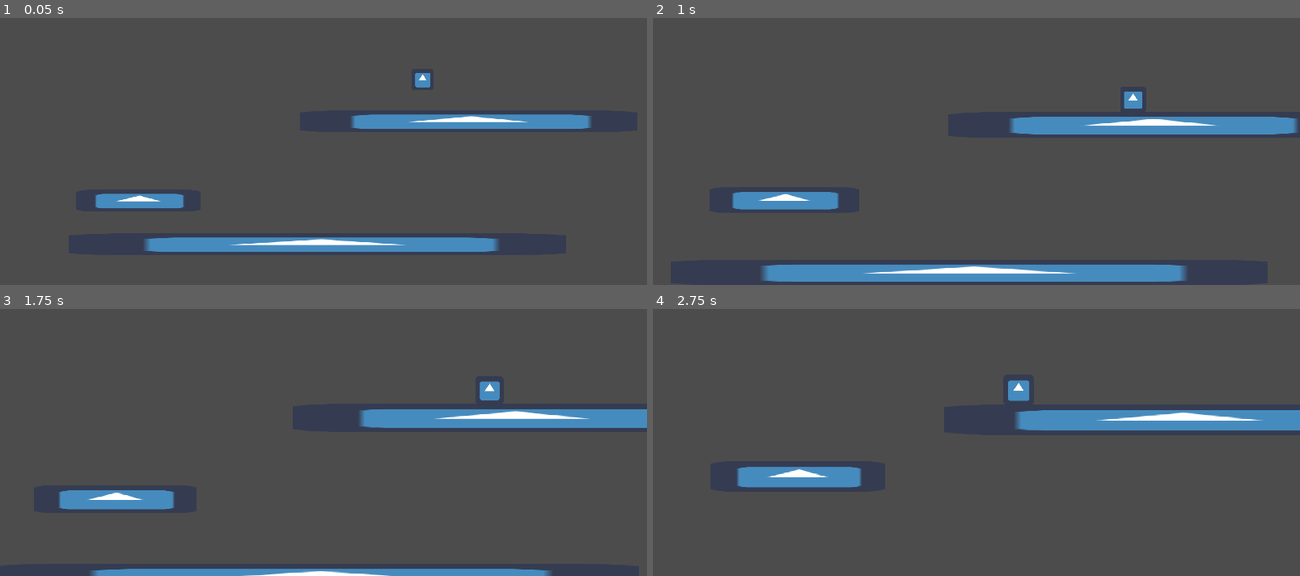
Above: before the commit, frames 1-4 (two rows, left to right).
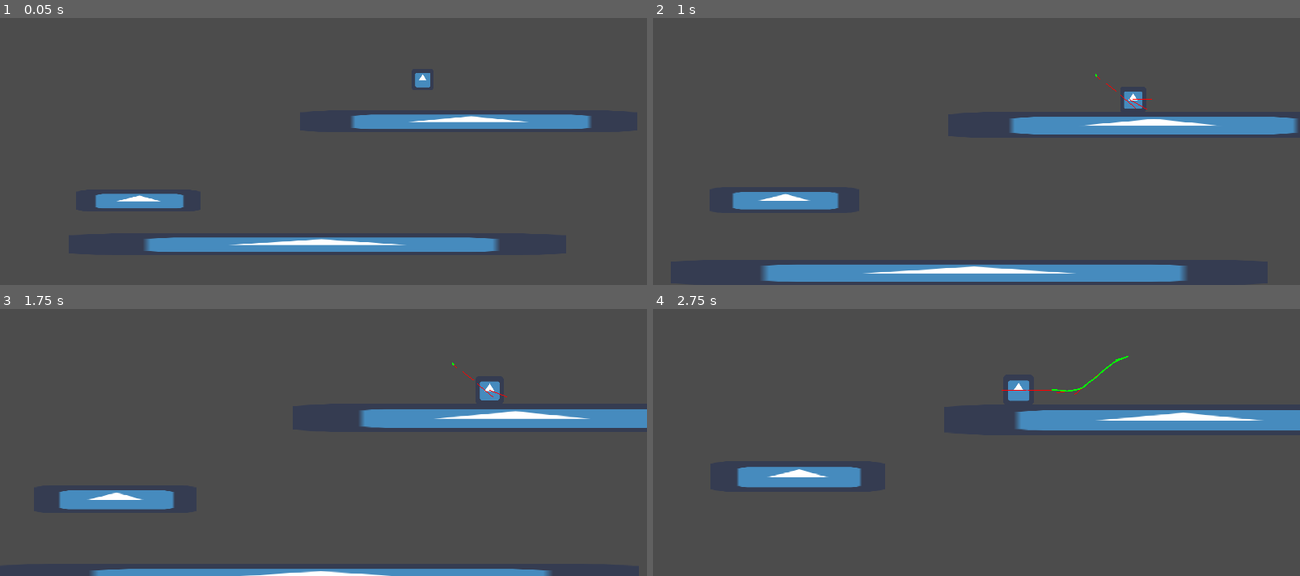
Above: after the commit, the same moments.

Repository: QuentinDaveau/Fractal-Reborn
Game: Godot game, scene res://src/game/Game.tscn
Same seed, same stepped clock (60 frames per second), same inputs: the game is played once before the commit and once after it. The engine's default icon, where the game draws it, is replaced by a stand-in: a white triangle on a blue panel in a dark square.
Inputs:
- Up to frame 1 (0.05 s): no input
- Up to frame 2 (1 s): tap Enter (ui_accept) at 0.5, 0.6 s; hold Right (ui_right) from 0.53 s (still down); tap Space (game_jump) at 0.77 s
- Up to frame 3 (1.75 s): keep holding Right (ui_right); tap Enter (ui_accept) at 1.35 s; tap Space (game_jump) at 1.52 s
- Up to frame 4 (2.75 s): release Right (ui_right) at 2.03 s; hold Left (ui_left) from 2.03 s (still down); tap Enter (ui_accept) at 2.1 s

Frame 1 is identical in both runs. In frame 2, less than 0.1% of the frame differs, in the area x 68-78%, y 20-35%; in frame 3, less than 0.1%; in frame 4, 0.1%, in the area x 53-74%, y 17-33%.

Commit message:
Add player position logger and test predictor

Diff:
--- a/project.godot
+++ b/project.godot
@@ -8,14 +8,9 @@
 
 config_version=4
 
-_global_script_classes=[ {
-"base": "Camera2D",
-"class": "GameCamera",
-"language": "GDScript",
-"path": "res://src/game_camera/game_camera.gd"
-} ]
+_global_script_classes=[  ]
 _global_script_class_icons={
-"GameCamera": ""
+
 }
 
 [application]
--- a/src/autoload/camera_manager.gd
+++ b/src/autoload/camera_manager.gd
@@ -1,7 +1,7 @@
 extends Node
 
 
-var _game_camera: GameCamera
+var _game_camera: Camera2D
 
 
 func _ready() -> void:
@@ -9,11 +9,11 @@
 	# assert(_game_camera != null)
 
 
-func get_camera() -> GameCamera:
+func get_camera() -> Camera2D:
 	return _game_camera
 
 
-func _find_camera(parent_node: Node) -> GameCamera:
+func _find_camera(parent_node: Node) -> Camera2D:
 	for children in parent_node.get_children():
 		if children.get_name() == "GameCamera":
 			return children
--- a/src/character/Character.gd
+++ b/src/character/Character.gd
@@ -35,5 +35,9 @@
 	return _velocity
 
 
+func get_world_velocity() -> Vector2:
+	return _world_velocity
+
+
 func move(delta: float, velocity: Vector2) -> void:
 	_velocity = move_and_slide_with_snap(velocity, _snap, GROUND_VECT)
--- a/src/character/Character.tscn
+++ b/src/character/Character.tscn
@@ -7,6 +7,9 @@
 [ext_resource path="res://src/character/character_state_machine/character_state_machine.gd" type="Script" id=5]
 [ext_resource path="res://icon.png" type="Texture" id=6]
 [ext_resource path="res://src/character/Character.gd" type="Script" id=7]
+[ext_resource path="res://src/character/motion_logger.gd" type="Script" id=8]
+[ext_resource path="res://src/character/log_debugger.gd" type="Script" id=9]
+[ext_resource path="res://src/character/motion_predictor_debugger.gd" type="Script" id=10]
 
 [node name="Character" type="KinematicBody2D"]
 script = ExtResource( 7 )
@@ -40,3 +43,14 @@
 script = ExtResource( 3 )
 MAX_VELOCITY = 750.0
 ACCELERATION = 4.0
+
+[node name="Loggers" type="Node" parent="."]
+
+[node name="MotionLogger" type="Node" parent="Loggers"]
+script = ExtResource( 8 )
+
+[node name="LogDebugger" type="Node2D" parent="Loggers/MotionLogger"]
+script = ExtResource( 9 )
+
+[node name="MotionPredictorDebugger" type="Node2D" parent="Loggers/MotionLogger"]
+script = ExtResource( 10 )
--- /dev/null
+++ b/src/character/log_debugger.gd
@@ -0,0 +1,10 @@
+extends Node2D
+
+
+func _process(delta: float) -> void:
+	update()
+
+
+func _draw():
+	for l in get_parent()._logs:
+		draw_line(l[1], l[1] + (l[2]/10), Color.red)
--- /dev/null
+++ b/src/character/motion_logger.gd
@@ -0,0 +1,47 @@
+extends Node
+
+# Node entirely dedicated to log the position of the player. Logs the position, velocity and time
+# for each snapshot. Also automatically takes a snapshot when a big difference in the motion of the player
+# is detected.
+
+const LOG_RATE_SEC: float = 0.1
+const DIFFERENTIAL_THRESHOLD: float = 8000.0
+
+onready var _start_time: int = OS.get_ticks_msec()
+
+var _logs: Array = []
+var _delay: float = 0
+var _previous_world_velocity: Vector2 = Vector2.ZERO
+
+
+# Takes an initial snapshot when ready
+func _ready() -> void:
+	_take_snap()
+	# Debug
+
+
+# Every LOG_RATE_SEC, or when a important change in velocity is detected, takes a snapshot
+func _process(delta: float) -> void:
+	if delta == 0:
+		return
+	_delay -= delta
+	if _delay <= 0:
+		_take_snap()
+		_previous_world_velocity = owner.get_world_velocity()
+		return
+	if _previous_world_velocity.distance_to(owner.get_world_velocity()) / delta >= DIFFERENTIAL_THRESHOLD:
+		_take_snap()
+	_previous_world_velocity = owner.get_world_velocity()
+
+
+#Saves a snapshot
+func _take_snap() -> void:
+	_logs.append([OS.get_ticks_msec() - _start_time, owner.global_position, owner.get_world_velocity()])
+	_delay = LOG_RATE_SEC
+
+
+# Debug
+func _notification(what):
+	if what == MainLoop.NOTIFICATION_WM_QUIT_REQUEST:
+		print(_logs)
+		get_tree().quit() # default behavior
--- /dev/null
+++ b/src/character/motion_predictor_debugger.gd
@@ -0,0 +1,22 @@
+extends Node2D
+
+var CURVE: = Curve2D.new()
+var _delay: float = 0.2
+
+
+func _process(delta: float) -> void:
+	CURVE = Curve2D.new()
+	var logs = get_parent()._logs
+	for i in range(0, logs.size() - 1):
+		var tang = logs[i + 1][1] - logs[i - 1][1]
+		var left_angle_ratio = abs(tang.tangent().angle_to(logs[i - 1][1] - logs[i][1]) / PI) / 2
+		var right_angle_ratio = abs(tang.tangent().angle_to(logs[i + 1][1] - logs[i][1]) / PI) / 2
+		CURVE.add_point(logs[i][1], - tang * left_angle_ratio, tang * right_angle_ratio)
+	_delay -= delta
+	if _delay <= 0:
+		update()
+		_delay = 0.2
+
+
+func _draw():
+	draw_polyline(CURVE.get_baked_points(), Color.green, 4.0)
Not shown: 1 places in src/character/Character.tscn that only renumber resources
